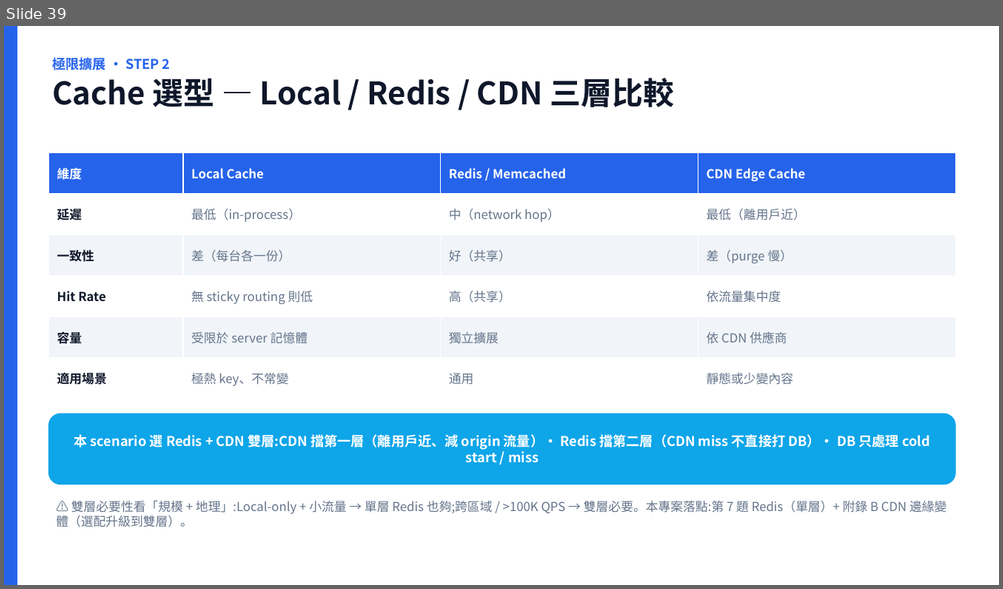
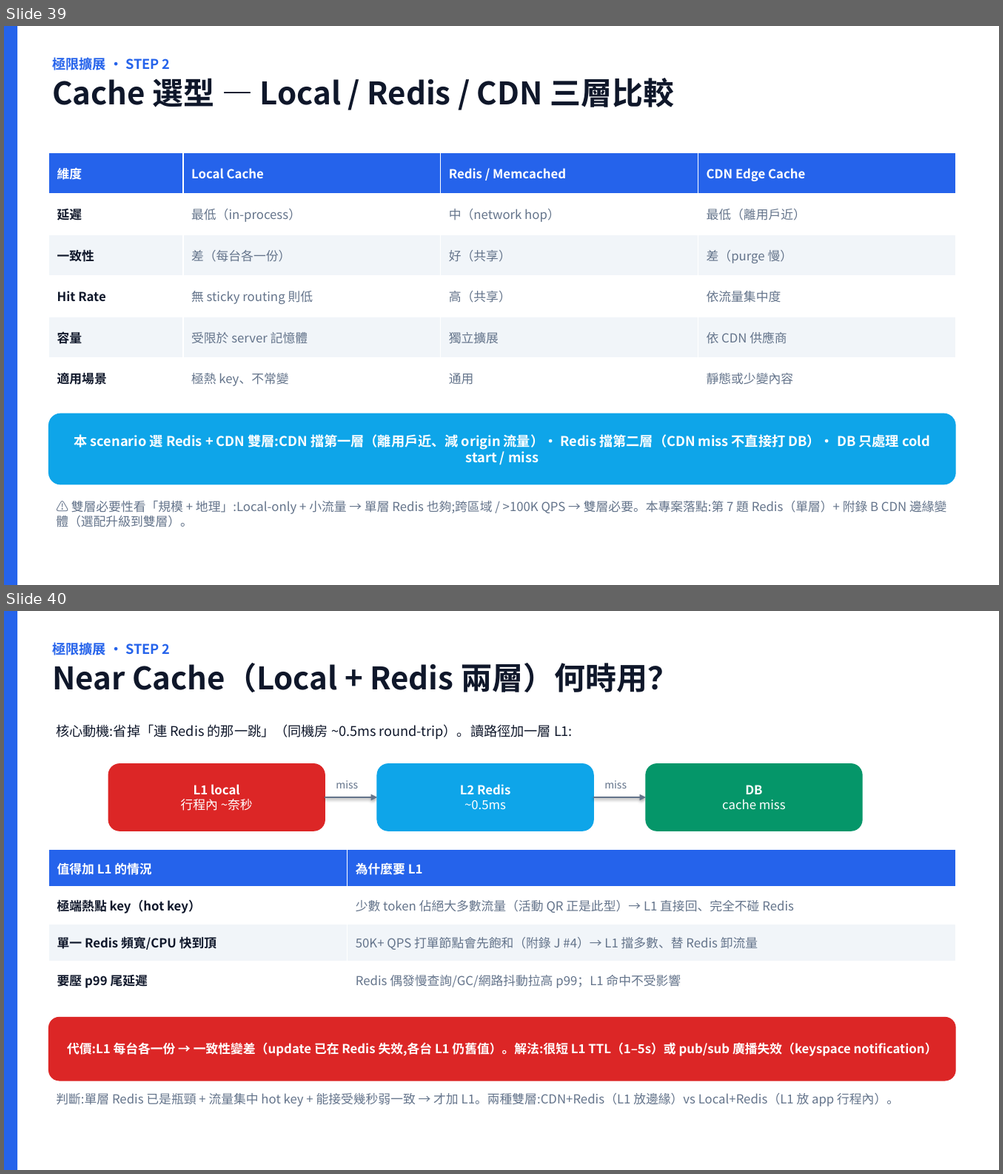
Before and after one commit to scolley31/system-design-demo, a slide deck: QR Code Generator/QR_Code_Generator.pptx. Shown one above the other, each under a label of ours: slide 39 before the commit, slides 39 and 40 after it. The pictures are 1003x589 and 1003x1174 pixels, drawn with LibreOffice and Linux fonts; fonts in the diff are those of the drawing. Boxes give left, top, right and bottom in pixels: in the first picture for what was removed or moved away, otherwise in the second. Text is boxed around its words. In the diff, an @@ line names an element or a change of style, - is before the commit and + after.

Commit message:
PPT: 新增 Near Cache (Local+Redis 兩層) 使用時機頁 (hot key/卸流量/p99 + 一致性代價 + 兩種雙層對照) [skip ci]

```diff
--- a/QR Code Generator/QR_Code_Generator.pptx
+++ b/QR Code Generator/QR_Code_Generator.pptx
@@ slide 40 added at (4,611,999,1170), background #FFFFFF @@
@@ rectangle added at (4,611,17,1170), fill #2563EB @@
@@ text added at (52,640,678,692), 30 pt, text #0F172A, bold @@
+極限擴展 · STEP 2
+Near Cache（Local + Redis 兩層）何時用？
@@ text added at (56,724,572,740), 13 pt, text #0F172A @@
+核心動機:省掉「連 Redis 的那一跳」（同機房 ~0.5ms round-trip）。讀路徑加一層 L1:
@@ rounded rectangle added at (108,764,325,831), fill #DC2626, outline #DC2626 0.75 pt, 12 pt, text #FFFFFF, bold @@
+L1 local
+行程內 ~奈秒
@@ rounded rectangle added at (377,764,594,831), fill #0EA5E9, outline #0EA5E9 0.75 pt, 12 pt, text #FFFFFF, bold @@
+L2 Redis
+~0.5ms
@@ rounded rectangle added at (646,764,862,831), fill #059669, outline #059669 0.75 pt, 12 pt, text #FFFFFF @@
+DB
+cache miss
@@ text added at (336,780,358,789), 10 pt, text #64748B @@
+miss
@@ text added at (604,780,626,789), 10 pt, text #64748B @@
+miss
@@ arrow added from (325, 797) to (377, 797), #64748B 1.75 pt @@
@@ arrow added from (594, 797) to (646, 797), #64748B 1.75 pt @@
@@ table added at (48,850,956,999), 4 rows, 2 columns @@
+值得加 L1 的情況 | 為什麼要 L1
+極端熱點 key（hot key） | 少數 token 佔絕大多數流量（活動 QR 正是此型）→ L1 直接回、完全不碰 Redis
+單一 Redis 頻寬/CPU 快到頂 | 50K+ QPS 打單節點會先飽和（附錄 J #4）→ L1 擋多數、替 Redis 卸流量
+要壓 p99 尾延遲 | Redis 偶發慢查詢/GC/網路抖動拉高 p99；L1 命中不受影響
@@ rounded rectangle added at (48,1017,956,1081), fill #DC2626, outline #DC2626 0.75 pt, 12 pt, text #FFFFFF, bold @@
+代價:L1 每台各一份 → 一致性變差（update 已在 Redis 失效,各台 L1 仍舊值）。解法:很短 L1 TTL（1–5s）或 pub/sub 廣播失效（keyspace notification）
@@ text added at (56,1093,899,1107), 12 pt, text #64748B @@
+判斷:單層 Redis 已是瓶頸 + 流量集中 hot key + 能接受幾秒弱一致 → 才加 L1。兩種雙層:CDN+Redis（L1 放邊緣）vs Local+Redis（L1 放 app 行程內）。
```
Also in this commit, not shown: 1 other file.
